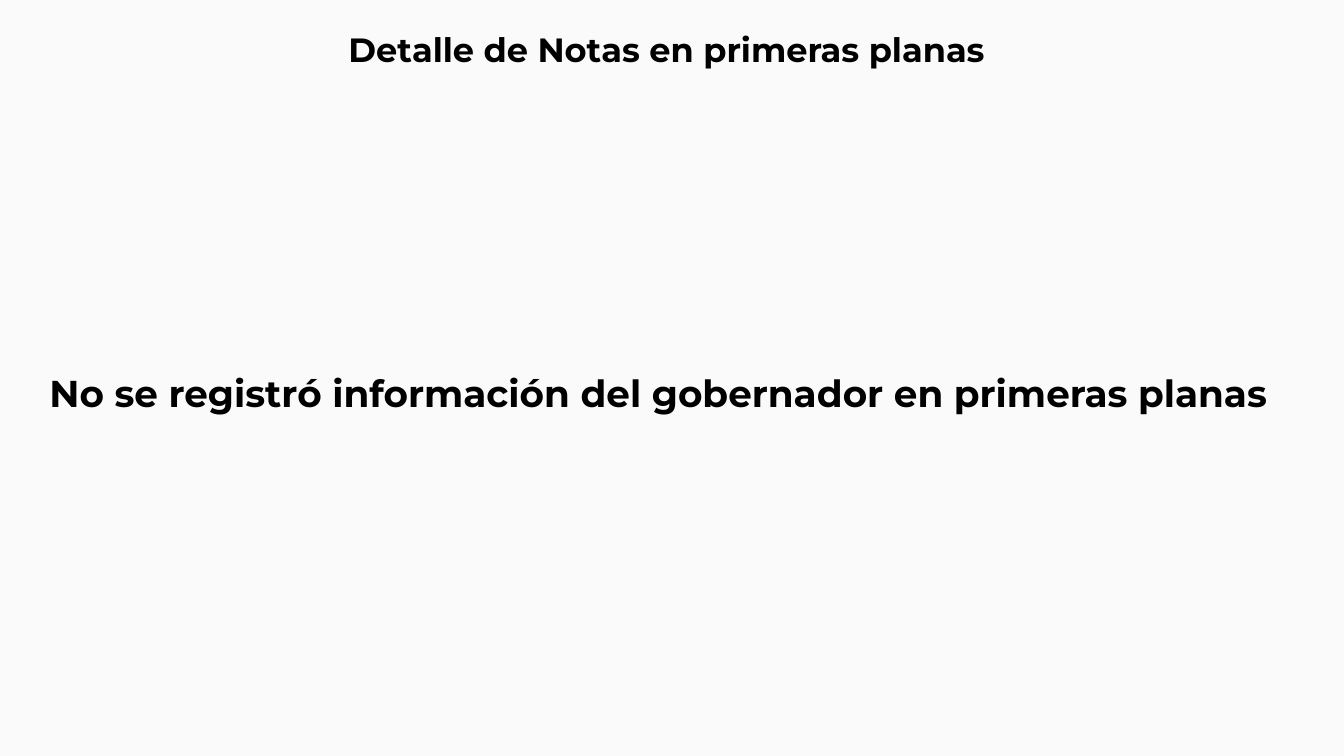
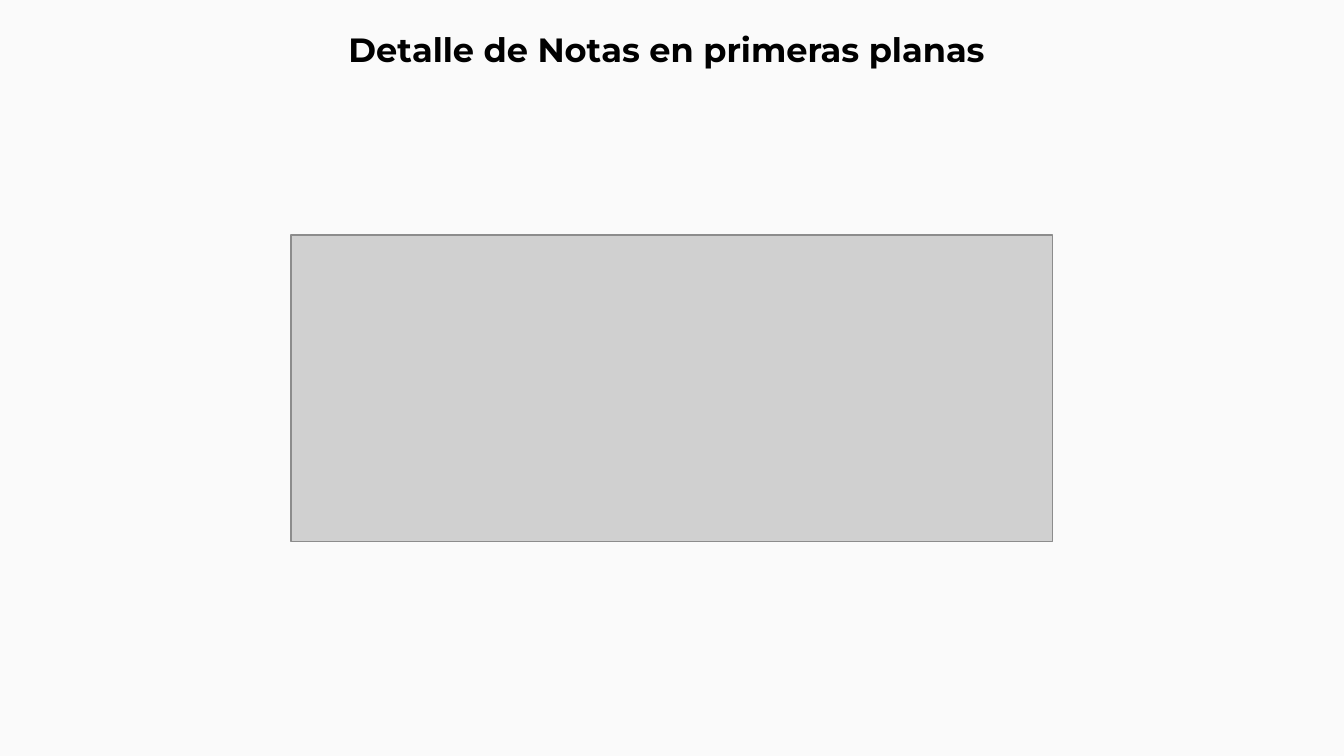
Before and after one commit to thelonious9/Reporteportadas, a slide deck: slide 10 of Reporte 061126.pptx. Drawn at 1344x756 pixels with LibreOffice and Linux fonts; fonts in the diff are those of the drawing; grey boxes stand for pictures. Boxes give left, top, right and bottom in pixels: in the first picture for what was removed or moved away, otherwise in the second. Text is boxed around its words. In the diff, an @@ line names an element or a change of style, - is before the commit and + after.

```diff
--- a/Reporte 061126.pptx
+++ b/Reporte 061126.pptx
@@ picture added at (292,235,1054,542) @@
@@ text removed at (49,377,1267,415) @@
-No se registró información del gobernador en primeras planas
```
Also in this commit, not shown: 9 other slides changed, 2 slides added, 2 slides removed.
